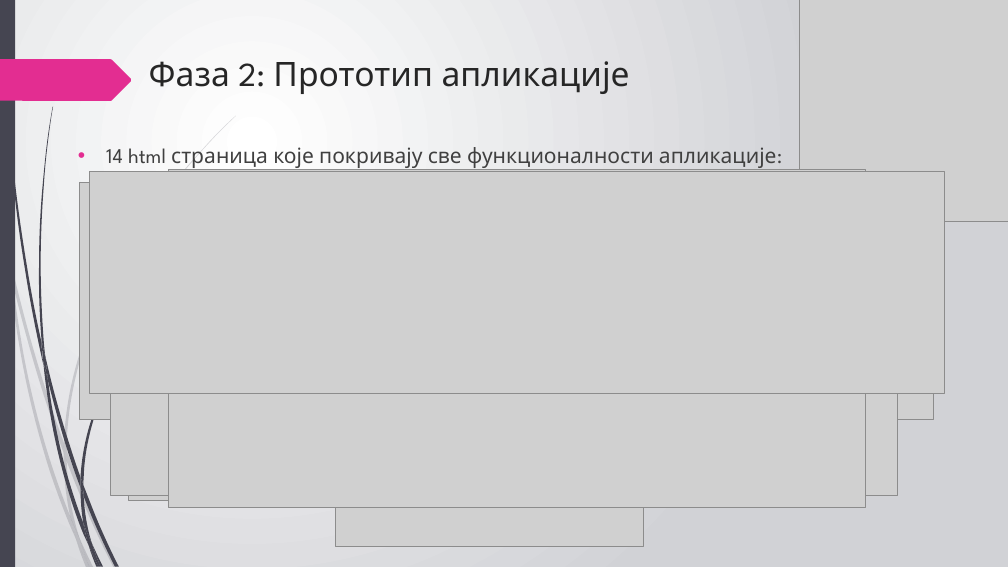
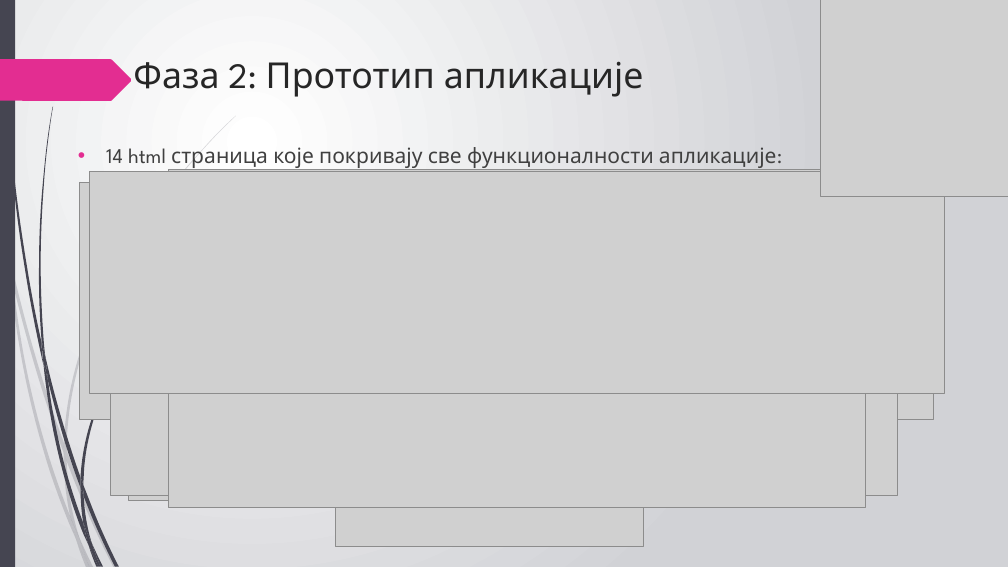
Before and after one commit to sanjaadrobnjak/psi-projekat, a slide deck: slide 6 of Dokumentacija/Mreza znanja.pptx. Drawn at 1008x567 pixels with LibreOffice and Linux fonts; fonts in the diff are those of the drawing; grey boxes stand for pictures. Boxes give left, top, right and bottom in pixels: in the first picture for what was removed or moved away, otherwise in the second. Text is boxed around its words. In the diff, an @@ line names an element or a change of style, - is before the commit and + after.

```diff
--- a/Dokumentacija/Mreza znanja.pptx
+++ b/Dokumentacija/Mreza znanja.pptx
@@ picture resized from (x1=800, y1=0, x2=1008, y2=222) to (x1=820, y1=0, x2=1008, y2=197) @@
@@ title "Фаза 2: Прототип апликације" moved from (x1=149, y1=61, x2=630, y2=94) to (x1=133, y1=61, x2=644, y2=97) @@
@@ title "Фаза 2: Прототип апликације" at (x1=133, y1=61, x2=644, y2=97): size 32 to 34 pt @@
```
Also in this commit, not shown: 10 other slides changed.
